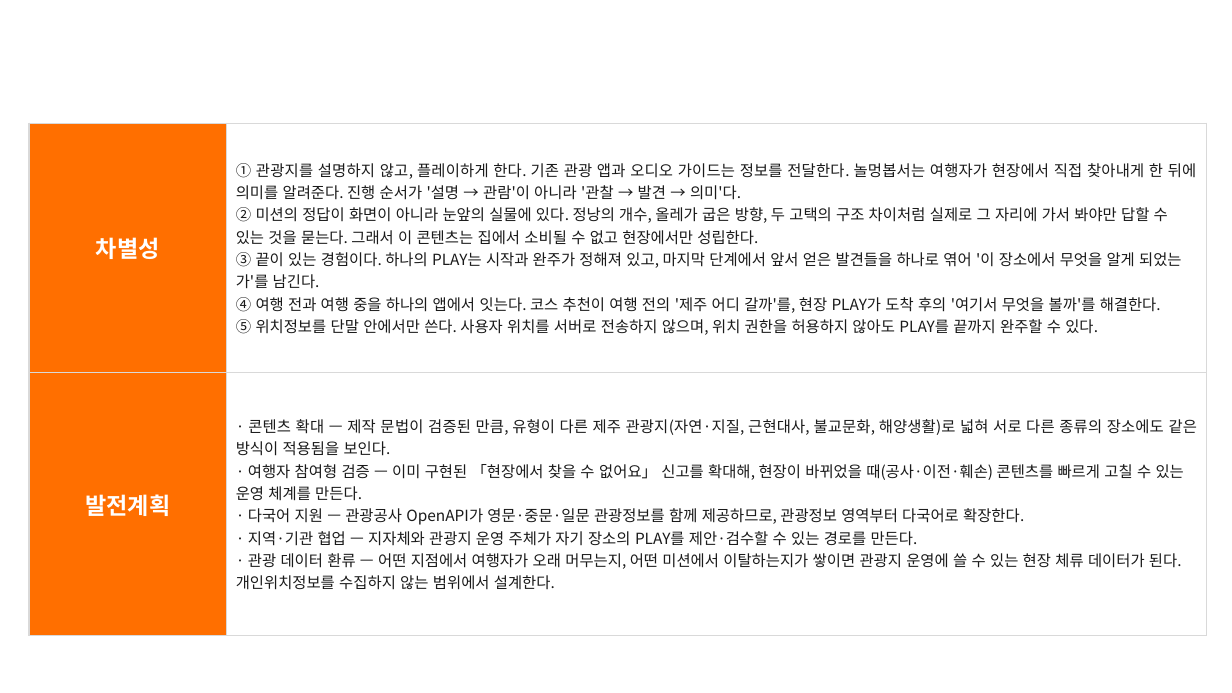
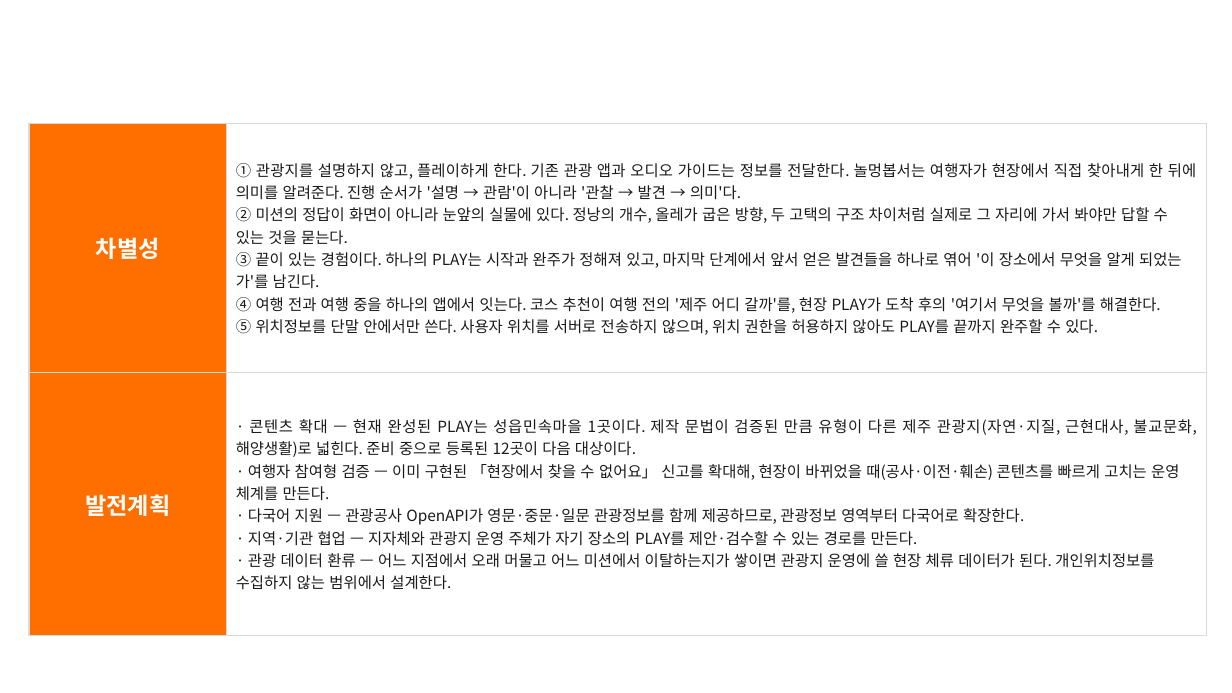
Before and after one commit to keepdev0919/Final-Project, a slide deck: slide 13 of docs/관광데이터 개발 공모전/놀멍봅서_기능설명서.pptx. Drawn at 1232x693 pixels with LibreOffice and Linux fonts; fonts in the diff are those of the drawing; background and template pictures are left out. Boxes give left, top, right and bottom in pixels: in the first picture for what was removed or moved away, otherwise in the second. Text is boxed around its words. In the diff, an @@ line names an element or a change of style, - is before the commit and + after.

Commit message:
docs(공모전): 기능설명서를 출시 화면으로 채우고 캡처 v2 추가
- 놀멍봅서_기능설명서.pptx 에 실제 서버 데이터가 담긴 화면을 넣었다
- 캡처_v2: PLAY 미션·발견·이야기·완주, 장소 상세 이용정보·출처, 내 코스,
  지도(전체·권역 이동·준비 중 핀), 무장애 타일, 주변 시설 출처
- 같은 내용의 옛 사본 nolmeongbopseo_function_spec.pptx 와 기능설명서_초안.md 삭제

```diff
--- a/docs/관광데이터 개발 공모전/놀멍봅서_기능설명서.pptx
+++ b/docs/관광데이터 개발 공모전/놀멍봅서_기능설명서.pptx
@@ table at (29, 123, 1206, 636) @@
-row 1, column 2: ① 관광지를 설명하지 않고, 플레이하게 한다. 기존 관광 앱과 오디오 가이드는 정보를 전달한다. 놀멍봅서는 여행자가 현장에서 직접 찾아내게 한 뒤에 의미를 알려준다. 진행 순서가 '설명 → 관람'이 아니라 '관찰 → 발견 → 의미'다. / ② 미션의 정답이 화면이 아니라 눈앞의 실물에 있다. 정낭의 개수, 올레가 굽은 방향, 두 고택의 구조 차이처럼 실제로 그 자리에 가서 봐야만 답할 수 있는 것을 묻는다. 그래서 이 콘텐츠는 집에서 소비될 수 없고 현장에서만 성립한다. / ③ 끝이 있는 경험이다. 하나의 PLAY는 시작과 완주가 정해져 있고, 마지막 단계에서 앞서 얻은 발견들을 하나로 엮어 '이 장소에서 무엇을 알게 되었는가'를 남긴다. / ④ 여행 전과 여행 중을 하나의 앱에서 잇는다. 코스 추천이 여행 전의 '제주 어디 갈까'를, 현장 PLAY가 도착 후의 '여기서 무엇을 볼까'를 해결한다. / ⑤ 위치정보를 단말 안에서만 쓴다. 사용자 위치를 서버로 전송하지 않으며, 위치 권한을 허용하지 않아도 PLAY를 끝까지 완주할 수 있다.
+row 1, column 2: ① 관광지를 설명하지 않고, 플레이하게 한다. 기존 관광 앱과 오디오 가이드는 정보를 전달한다. 놀멍봅서는 여행자가 현장에서 직접 찾아내게 한 뒤에 의미를 알려준다. 진행 순서가 '설명 → 관람'이 아니라 '관찰 → 발견 → 의미'다. / ② 미션의 정답이 화면이 아니라 눈앞의 실물에 있다. 정낭의 개수, 올레가 굽은 방향, 두 고택의 구조 차이처럼 실제로 그 자리에 가서 봐야만 답할 수 있는 것을 묻는다. / ③ 끝이 있는 경험이다. 하나의 PLAY는 시작과 완주가 정해져 있고, 마지막 단계에서 앞서 얻은 발견들을 하나로 엮어 '이 장소에서 무엇을 알게 되었는가'를 남긴다. / ④ 여행 전과 여행 중을 하나의 앱에서 잇는다. 코스 추천이 여행 전의 '제주 어디 갈까'를, 현장 PLAY가 도착 후의 '여기서 무엇을 볼까'를 해결한다. / ⑤ 위치정보를 단말 안에서만 쓴다. 사용자 위치를 서버로 전송하지 않으며, 위치 권한을 허용하지 않아도 PLAY를 끝까지 완주할 수 있다.
-row 2, column 2: · 콘텐츠 확대 — 제작 문법이 검증된 만큼, 유형이 다른 제주 관광지(자연·지질, 근현대사, 불교문화, 해양생활)로 넓혀 서로 다른 종류의 장소에도 같은 방식이 적용됨을 보인다. / · 여행자 참여형 검증 — 이미 구현된 「현장에서 찾을 수 없어요」 신고를 확대해, 현장이 바뀌었을 때(공사·이전·훼손) 콘텐츠를 빠르게 고칠 수 있는 운영 체계를 만든다. / · 다국어 지원 — 관광공사 OpenAPI가 영문·중문·일문 관광정보를 함께 제공하므로, 관광정보 영역부터 다국어로 확장한다. / · 지역·기관 협업 — 지자체와 관광지 운영 주체가 자기 장소의 PLAY를 제안·검수할 수 있는 경로를 만든다. / · 관광 데이터 환류 — 어떤 지점에서 여행자가 오래 머무는지, 어떤 미션에서 이탈하는지가 쌓이면 관광지 운영에 쓸 수 있는 현장 체류 데이터가 된다. 개인위치정보를 수집하지 않는 범위에서 설계한다.
+row 2, column 2: · 콘텐츠 확대 — 현재 완성된 PLAY는 성읍민속마을 1곳이다. 제작 문법이 검증된 만큼 유형이 다른 제주 관광지(자연·지질, 근현대사, 불교문화, 해양생활)로 넓힌다. 준비 중으로 등록된 12곳이 다음 대상이다. / · 여행자 참여형 검증 — 이미 구현된 「현장에서 찾을 수 없어요」 신고를 확대해, 현장이 바뀌었을 때(공사·이전·훼손) 콘텐츠를 빠르게 고치는 운영 체계를 만든다. / · 다국어 지원 — 관광공사 OpenAPI가 영문·중문·일문 관광정보를 함께 제공하므로, 관광정보 영역부터 다국어로 확장한다. / · 지역·기관 협업 — 지자체와 관광지 운영 주체가 자기 장소의 PLAY를 제안·검수할 수 있는 경로를 만든다. / · 관광 데이터 환류 — 어느 지점에서 오래 머물고 어느 미션에서 이탈하는지가 쌓이면 관광지 운영에 쓸 현장 체류 데이터가 된다. 개인위치정보를 수집하지 않는 범위에서 설계한다.
```
Also in this commit, not shown: 12 other slides changed, 14 other files.
